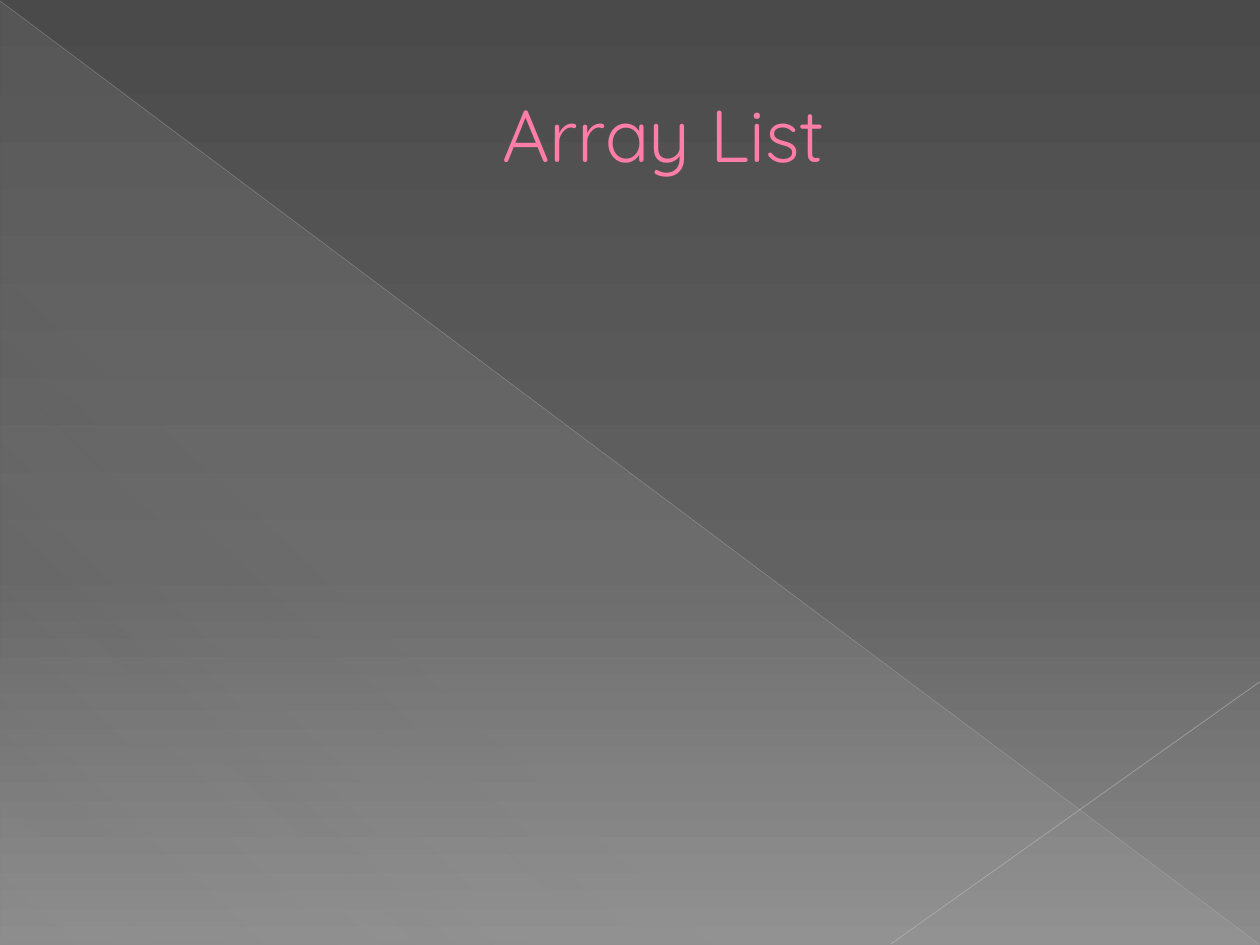
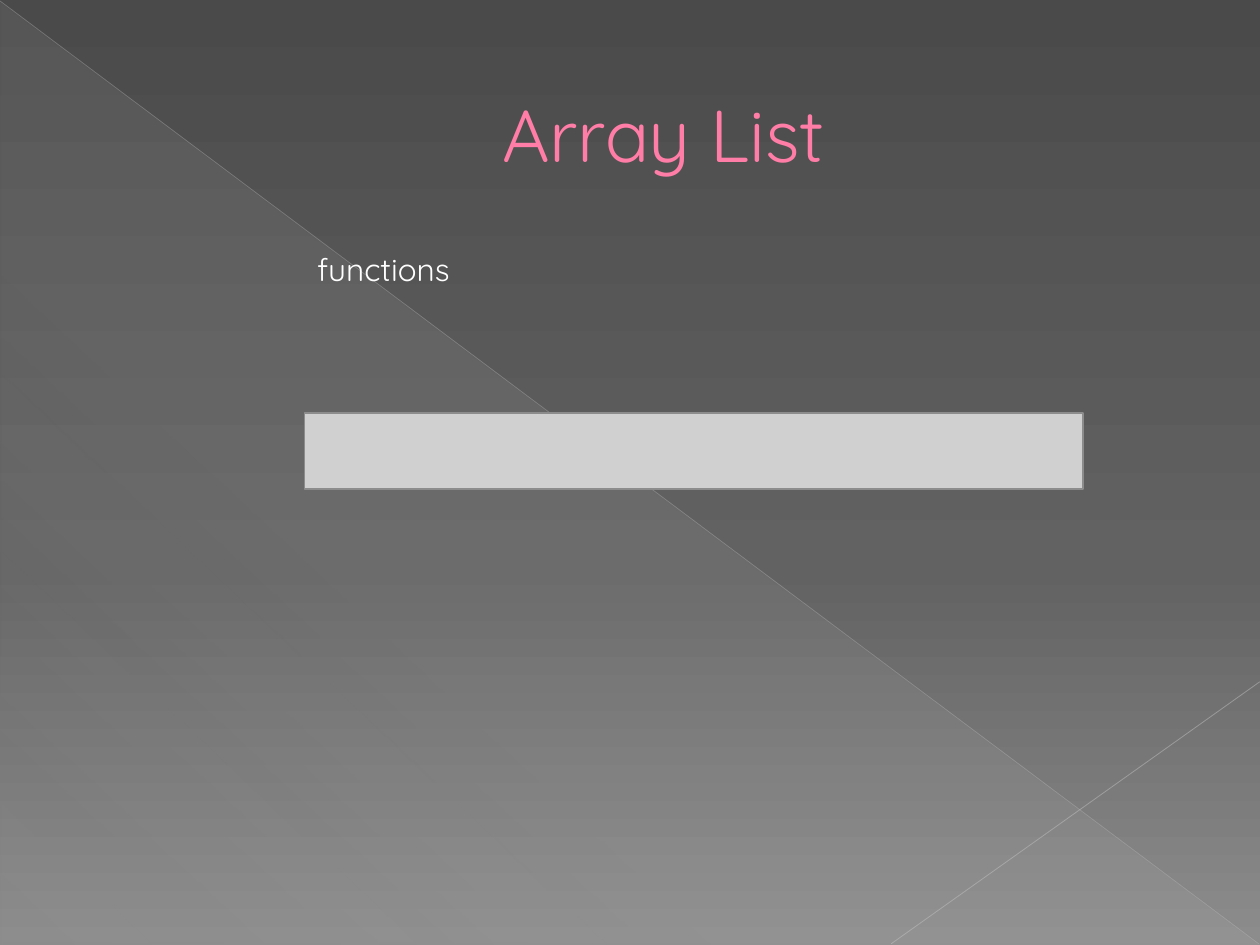
Before and after one commit to IvelinYovkov/Random_Projects, a slide deck: slide 2 of Data_Structures_C#_Training/Linear Data Structures.pptx. Drawn at 1260x945 pixels with LibreOffice and Linux fonts; fonts in the diff are those of the drawing; grey boxes stand for pictures. Boxes give left, top, right and bottom in pixels: in the first picture for what was removed or moved away, otherwise in the second. Text is boxed around its words. In the diff, an @@ line names an element or a change of style, - is before the commit and + after.

```diff
--- a/Data_Structures_C#_Training/Linear Data Structures.pptx
+++ b/Data_Structures_C#_Training/Linear Data Structures.pptx
@@ text added at box(317, 258, 450, 282), 18 pt, text #FFFFFF @@
+functions
@@ picture added at box(305, 413, 1084, 489) @@
```
Also in this commit, not shown: 4 other slides changed, 2 slides added, 2 other files.
